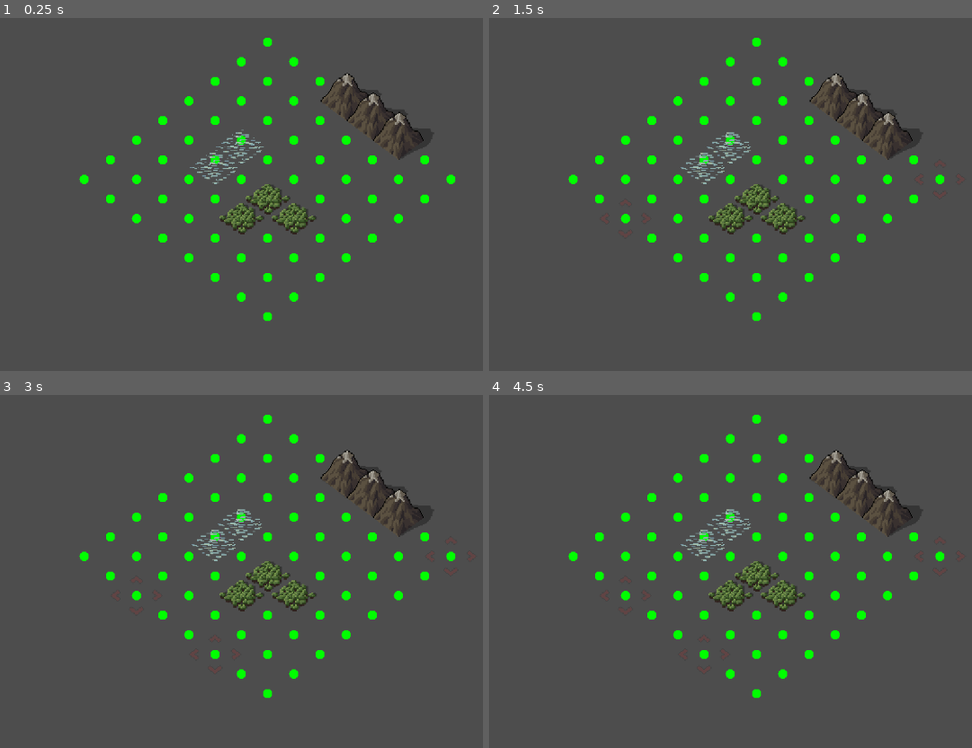
Above: before the commit, frames 1-4 (two rows, left to right).
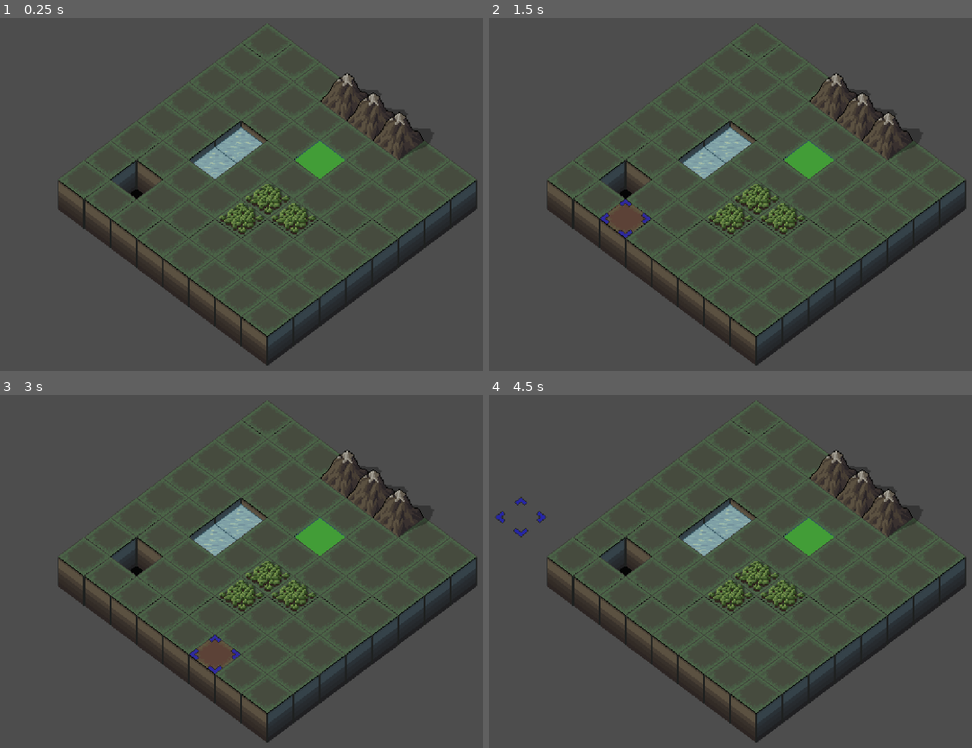
Above: after the commit, the same moments.

Repository: muddle-headed-dog/Into-the-Breach
Game: Godot game, scene res://Scene/main.tscn
Same seed, same stepped clock (60 frames per second), same inputs: the game is played once before the commit and once after it.
Inputs (mouse positions are in pixels of both pictures, inside the frame that each line leads up to):
- Up to frame 1 (0.25 s): no input
- Up to frame 2 (1.5 s): tap Enter at 0.5 s; move the mouse to (914, 180) at 0.52 s; click (914, 180) at 0.6 s; tap Space at 1.25 s; move the mouse to (614, 219) at 1.27 s; click (614, 219) at 1.35 s
- Up to frame 3 (3 s): tap Enter at 2 s; move the mouse to (338, 486) at 2.02 s; click (338, 486) at 2.1 s; tap Space at 2.75 s; move the mouse to (231, 656) at 2.77 s; click (231, 656) at 2.85 s
- Up to frame 4 (4.5 s): tap Enter at 3.5 s; move the mouse to (outside the picture) at 3.52 s; click (outside the picture) at 3.6 s; tap Space at 4.25 s; move the mouse to (542, 515) at 4.27 s; click (542, 515) at 4.35 s

The runs differ from the first frame. In frame 1, 10% of the frame differs, in the area x 11-99%, y 5-99%; in frame 2, 10%; in frame 3, 10%; in frame 4, 10%, in the area x 1-99%, y 5-99%.

Commit message:
更新场景文件，替换光标和区域的纹理资源；在地图管理脚本中重构光标和区域绘制逻辑，支持动态更新光标位置和区域显示。

Diff:
--- a/Scene/area.tscn
+++ b/Scene/area.tscn
@@ -1,6 +1,6 @@
 [gd_scene load_steps=2 format=3 uid="uid://bmtsvqj8hlsdy"]
 
-[ext_resource type="Texture2D" uid="uid://baqa1umvn52iy" path="res://Assest/Sprites/cursor.png" id="1_nur0k"]
+[ext_resource type="Texture2D" uid="uid://dlqng6c8ekck4" path="res://Assest/Sprites/area.png" id="1_nur0k"]
 
 [node name="Area" type="Node2D"]
 
--- a/Scene/cursor.tscn
+++ b/Scene/cursor.tscn
@@ -1,9 +1,9 @@
 [gd_scene load_steps=2 format=3 uid="uid://di4qc7v4wnb1g"]
 
-[ext_resource type="Texture2D" uid="uid://dlqng6c8ekck4" path="res://Assest/Sprites/area.png" id="1_h5dal"]
+[ext_resource type="Texture2D" uid="uid://baqa1umvn52iy" path="res://Assest/Sprites/cursor.png" id="1_h5dal"]
 
 [node name="Area" type="Node2D"]
 
 [node name="Area" type="Sprite2D" parent="."]
-modulate = Color(1, 1, 1, 0.11764706)
+modulate = Color(1, 1, 1, 0.49803922)
 texture = ExtResource("1_h5dal")
--- a/Scene/map.tscn
+++ b/Scene/map.tscn
@@ -16,7 +16,6 @@
 0:0/0/custom_data_1 = 2
 0:1/0 = 0
 0:1/0/texture_origin = Vector2i(0, -16)
-0:1/0/custom_data_0 = 31
 1:0/0 = 0
 1:0/0/texture_origin = Vector2i(0, -16)
 1:1/0 = 0
@@ -37,7 +36,6 @@
 script = ExtResource("1_54rcs")
 
 [node name="Map" type="TileMapLayer" parent="."]
-self_modulate = Color(1, 1, 1, 0)
 y_sort_enabled = true
 tile_map_data = PackedByteArray("AAD7//3/AAABAAAAAAD7//7/AAABAAAAAAD7////AAABAAAAAAD7/wAAAAABAAAAAAD7/wEAAAABAAAAAAD7/w …(944 unchanged characters)…
 tile_set = SubResource("TileSet_71pa8")
@@ -82,3 +80,7 @@
 position = Vector2(56, -26)
 
 [node name="AreaParent" type="Node2D" parent="Map"]
+y_sort_enabled = true
+
+[node name="CursorParent" type="Node2D" parent="Map"]
+y_sort_enabled = true
--- a/Scripts/MapManager.gd
+++ b/Scripts/MapManager.gd
@@ -9,7 +9,7 @@
 ## 地图
 @onready var tilemap: TileMapLayer = $Map
 @onready var area_parent: Node2D = $Map/AreaParent
-@onready var cursor: Node2D = $Map/Cursor
+@onready var cursor_parent: Node2D = $Map/CursorParent
 
 ## 寻路网格
 var astar: AStarGrid2D = AStarGrid2D.new()
@@ -24,16 +24,17 @@
 func _process(delta: float) -> void:
     if Input.is_action_just_pressed("mouse_left"):
         # 获取屏幕位置（鼠标点击位置）
-        # draw_area(Vector2i(1, 4), Color.RED)
-        # prints("屏幕坐标:", get_viewport().get_mouse_position())
-        # prints("全局坐标:", get_global_mouse_position())
-        # prints("屏幕坐标:", MapTools.logic_global_to_screen(get_global_mouse_position()))
-        # prints("全局坐标:", MapTools.logic_screen_to_global(get_viewport().get_mouse_position()))
-        # prints("地图坐标:", MapTools.global_to_map(get_global_mouse_position(), tilemap))
-        # prints("地图坐标:", MapTools.logic_screen_to_map(get_viewport().get_mouse_position(), tilemap))
-        # prints("屏幕坐标:", MapTools.logic_map_to_screen(MapTools.logic_screen_to_map(get_viewport().get_mouse_position(), tilemap), tilemap))
-        # prints("全局坐标:", MapTools.map_to_global(MapTools.global_to_map(get_global_mouse_position(), tilemap), tilemap))
-        draw_area(MapTools.logic_screen_to_map(get_viewport().get_mouse_position(), tilemap), Color.RED)
+        prints("屏幕坐标:", get_viewport().get_mouse_position())
+        prints("全局坐标:", get_global_mouse_position())
+        prints("屏幕坐标:", MapTools.logic_global_to_screen(get_global_mouse_position()))
+        prints("全局坐标:", MapTools.logic_screen_to_global(get_viewport().get_mouse_position()))
+        prints("地图坐标:", MapTools.global_to_map(get_global_mouse_position(), tilemap))
+        prints("地图坐标:", MapTools.logic_screen_to_map(get_viewport().get_mouse_position(), tilemap))
+        prints("屏幕坐标:", MapTools.logic_map_to_screen(MapTools.logic_screen_to_map(get_viewport().get_mouse_position(), tilemap), tilemap))
+        prints("全局坐标:", MapTools.map_to_global(MapTools.global_to_map(get_global_mouse_position(), tilemap), tilemap))
+        prints(MapTools.has_tile_at_position(MapTools.logic_screen_to_map(get_viewport().get_mouse_position(), tilemap), tilemap))
+        draw_area(PackedVector2Array([MapTools.global_to_map(get_global_mouse_position(), tilemap)]), Color.RED, true)
+        draw_cursor(MapTools.logic_screen_to_map(get_viewport().get_mouse_position(), tilemap), Color.BLUE)
 
 ## 生成地图
 func generate_map() -> void:
@@ -66,12 +67,47 @@
             draw_circle(global_pos, 5, Color.GREEN)
 
 ## 绘制区域
-func draw_area(map_pos: Vector2i, color: Color) -> void:
-    if not MapTools.has_tile_at_position(map_pos, tilemap):
-        return
-    var area = area_scene.instantiate()
-    var global_pos = MapTools.map_to_global(map_pos, tilemap)
-    # 将全局坐标转换为area_parent的局部坐标
-    area.position = area_parent.to_local(global_pos)
-    area.modulate = color
-    area_parent.add_child(area)
+## 参数：map_pos_array: PackedVector2Array，地图坐标数组
+## 参数：color: Color，颜色
+## 说明：如果区域存在，则更新区域位置，如果区域不存在，则创建区域
+func draw_area(map_pos_array: PackedVector2Array, color: Color, is_update: bool = false) -> void:
+    if is_update:
+        for area in area_parent.get_children():
+                if area.name.begins_with("Area_"):
+                    area.queue_free()
+        draw_area(map_pos_array, color, false)
+    else:
+        for map_pos in map_pos_array:
+            if not MapTools.has_tile_at_position(map_pos, tilemap):
+                return
+            var area = area_scene.instantiate()
+            var tile_offset = MapTools.get_tiles_custom_data(map_pos, tilemap).get("offset", 0)
+            var global_pos = MapTools.logic_get_tile_create_pos(map_pos, tile_offset, tilemap)
+            # 将全局坐标转换为area_parent的局部坐标
+            area.position = area_parent.to_local(global_pos)
+            area.modulate = color
+            area.name = "Area_" + str(map_pos)
+            area_parent.add_child(area)
+
+## 绘制光标
+## 参数：map_pos: Vector2i，地图坐标
+## 参数：color: Color，颜色
+## 说明：如果光标存在，点击地图外则删除光标，点击地图内则更新光标位置
+## 说明：如果光标不存在，则创建光标
+func draw_cursor(map_pos: Vector2i, color: Color) -> void:
+    if cursor_parent.get_child_count() == 0:
+        var cursor = cursor_scene.instantiate()
+        var tile_offset = MapTools.get_tiles_custom_data(map_pos, tilemap).get("offset", 0)
+        var global_pos = MapTools.logic_get_tile_create_pos(map_pos, tile_offset, tilemap)
+        # 将全局坐标转换为area_parent的局部坐标
+        cursor.position = cursor_parent.to_local(global_pos)
+        cursor.modulate = color
+        cursor.name = "Cursor_" + str(map_pos)
+        cursor_parent.add_child(cursor)
+    else:
+        if MapTools.has_tile_at_position(map_pos, tilemap):
+            cursor_parent.get_child(0).position = cursor_parent.to_local(MapTools.logic_get_tile_create_pos(map_pos, MapTools.get_tiles_custom_data(map_pos, tilemap).get("offset", 0), tilemap))
+            cursor_parent.get_child(0).modulate = color
+            cursor_parent.get_child(0).name = "Cursor_" + str(map_pos)
+        else:
+            cursor_parent.get_child(0).queue_free()
